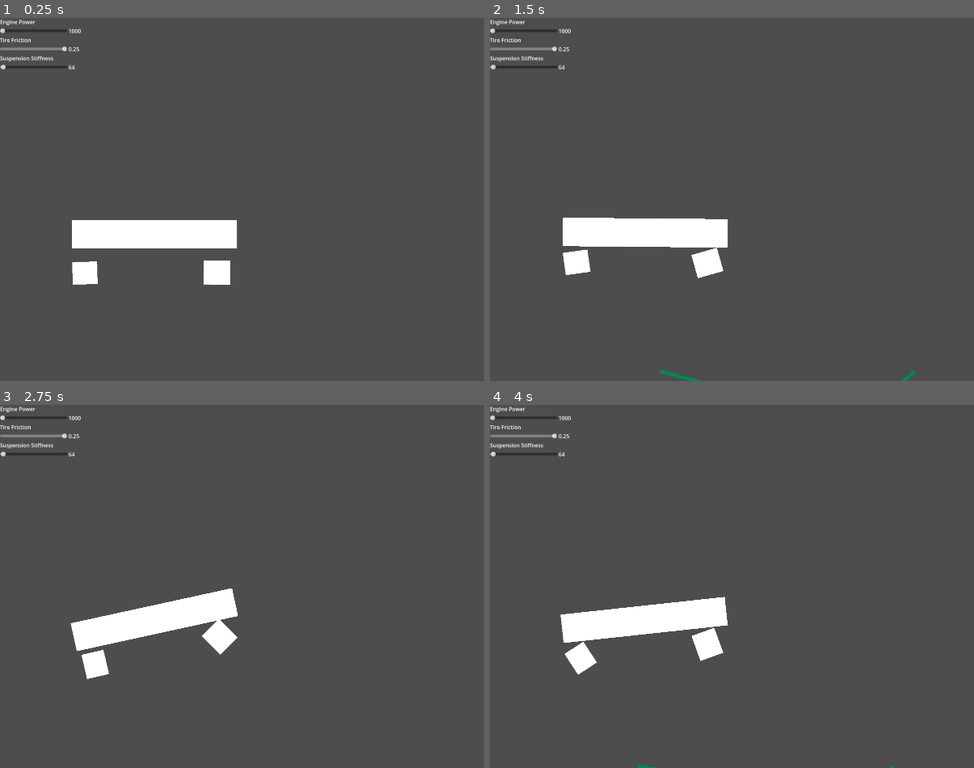
Above: before the commit, frames 1-4 (two rows, left to right).
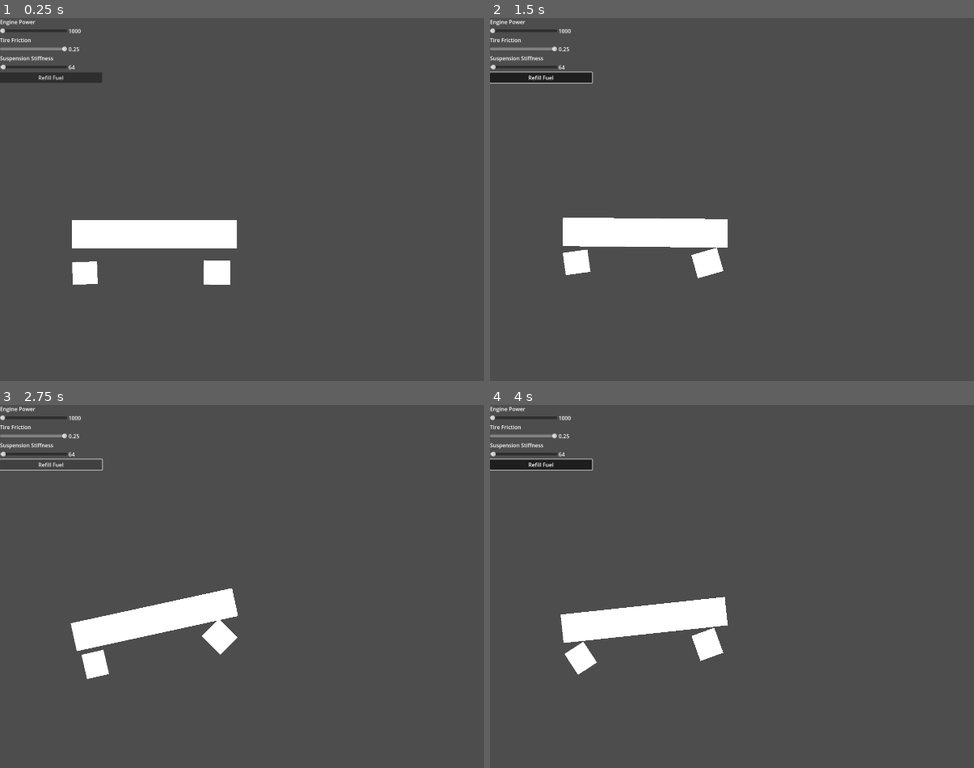
Above: after the commit, the same moments.

Repository: super-Colin/Hill-Drivers-Godot
Game: Godot game, scene res://game.tscn
Same seed, same stepped clock (60 frames per second), same inputs: the game is played once before the commit and once after it. The engine's default icon, where the game draws it, is replaced by a stand-in: a white triangle on a blue panel in a dark square.
Inputs (mouse positions are in pixels of both pictures, inside the frame that each line leads up to):
- Up to frame 1 (0.25 s): no input
- Up to frame 2 (1.5 s): click (543, 76) at 0.5 s, where only the run after the commit has a clickable "Refill Fuel"; hold Space (Forward) from 1.28 s (still down)
- Up to frame 3 (2.75 s): release Space (Forward) at 2.03 s; hold Shift (Reverse) from 2.03 s (still down)
- Up to frame 4 (4 s): release Shift (Reverse) at 2.78 s; hold Space (Forward) from 2.78 s (still down)

The runs differ from the first frame. In frame 1, 0.5% of the frame differs, in the area x 0-22%, y 15-18%; in frame 2, 0.8%, in the area x 0-88%, y 14-100%; in frame 3, 0.2%; in frame 4, 0.7%.
Error after the commit: Invalid access to property or key 'refillFuel' on a base object of type 'Node (Events.gd)'. (res://game.gd:14)

Commit message:
more debug value sliders, starting on fuel functionality

Diff:
--- a/Car.gd
+++ b/Car.gd
@@ -2,7 +2,7 @@
 #extends Skeleton2D
 #extends RigidBody2D
 
-var bodyPosition = Vector2.ZERO
+var bodyPosition = Vector2.ZERO # This will be used for camera reference
 # --- Car settings (Upgradable) ---
 var width = 6
 var suspentionHeight = 4
@@ -11,14 +11,18 @@
 var tireSize = 3
 var tireFriction = 0.25
 var enginePower = 1000
-var maxFuel = 100
+var engineFuel = 100
+var engineMaxFuel = 100
+var jumpJetFuel = 1000
+var jetMaxFuel = 100
+var jumpJetPower = 10000
 # ---------------------------------
 
 # ------ Current run vars ---------
 var remainingFuel = 0
 # ===
 func resetCurrentRunVars():
-	remainingFuel = maxFuel
+	remainingFuel = engineMaxFuel
 # ---------------------------------
 
 # ------- Physics vars ------------
@@ -41,54 +45,62 @@
 	Events.ChangeEnginePower.connect(_ChangeEnginePower)
 	Events.ChangeTireFriction.connect(_ChangeTireFriction)
 	Events.ChangeSuspensionStiffness.connect(_ChangeSuspensionStiffness)
+	Events.RefillFuel.connect(_refillFuel)
 
 
-
+func _refillFuel():
+	engineFuel = engineMaxFuel
+	engineFuel = jetMaxFuel
 
 
 # Called every frame. 'delta' is the elapsed time since the previous frame.
 func _process(_delta):
 	bodyPosition = $'Body'.global_position
-	drawSuspensionLines()
-
-
-func drawSuspensionLines():
-	print($SuspensionRear.global_position)
-	print(%Body.global_position)
-	$SuspensionRearLine.set_point_position(0, $SuspensionRear.global_position)
-	$SuspensionRearLine.set_point_position(1, %Body.global_position)
-	$SuspensionFrontLine.set_point_position(0, $SuspensionFront.global_position)
-	$SuspensionFrontLine.set_point_position(1, %Body.global_position)
-
+	#drawSuspensionLines()
 
 
 
 
 func _physics_process(_delta):
-	#print($'.'.state)
-	#_integrate_forces($'.'.state)
 	if Input.is_action_pressed("Forward"):
-		%FrontTire.apply_torque(getEngineInput())
-		%BackTire.apply_torque(getEngineInput())
+		%FrontTire.apply_torque(adjustedEngineInput())
+		%BackTire.apply_torque(adjustedEngineInput())
 	else: if Input.is_action_pressed("Reverse"):
-		%FrontTire.apply_torque(getEngineInput() * -0.5)
-		%BackTire.apply_torque(getEngineInput() * -0.5)
+		%FrontTire.apply_torque(adjustedEngineInput() * -0.5)
+		%BackTire.apply_torque(adjustedEngineInput() * -0.5)
+	if Input.is_action_pressed("Up"):
+		%Body.apply_central_force(Vector2(0,-useJumpJet()).rotated(%Body.rotation))
 
 
+# Why doesn't this get called ...
 func _integrate_forces(_state):
 	print("_integrate_forces")
 	if Input.is_action_pressed("Forward"):
 		print("going forward")
-		%FrontTire.apply_torque(getEngineInput())
-		%BackTire.apply_torque(getEngineInput())
+		%FrontTire.apply_torque(adjustedEngineInput())
+		%BackTire.apply_torque(adjustedEngineInput())
 	else: if Input.is_action_pressed("Reverse"):
-		%FrontTire.apply_torque(getEngineInput() * -0.5)
-		%BackTire.apply_torque(getEngineInput() * -0.5)
+		%FrontTire.apply_torque(adjustedEngineInput() * -0.5)
+		%BackTire.apply_torque(adjustedEngineInput() * -0.5)
+
+func useEngine():
+	jumpJetFuel -= 1
+	return adjustedEngineInput()
+
+func adjustedEngineInput()->float:
+	return 100.0 * enginePower
+
+
+func useJumpJet():
+	jumpJetFuel -= 1
+	return adjustedjumpJetPower()
+
+
+func adjustedjumpJetPower()->float:
+	return 100.0 * jumpJetPower
 
 
 
-func getEngineInput()->float:
-	return 100.0 * enginePower
 
 func _ChangeEnginePower(newEnginePower):
 	enginePower = newEnginePower
@@ -108,5 +120,16 @@
 
 
 
+func drawSuspensionLines():
+	print($SuspensionRear.global_position)
+	print(%Body.global_position)
+	$SuspensionRearLine.set_point_position(0, $SuspensionRear.global_position)
+	$SuspensionRearLine.set_point_position(1, %Body.global_position)
+	$SuspensionFrontLine.set_point_position(0, $SuspensionFront.global_position)
+	$SuspensionFrontLine.set_point_position(1, %Body.global_position)
+
+
+
+
 func adjustCarToSpec():
 	pass
--- a/Events.gd
+++ b/Events.gd
@@ -5,7 +5,8 @@
 
 signal ChangeEnginePower(newPower: int)
 signal ChangeTireFriction(newFriction: float)
+signal ChangeTireWeight(newFriction: float)
 signal ChangeGasMax(newFriction: int)
 signal ChangeSuspensionStiffness(newStiffness: int)
 
-signal refillGasTank
+signal RefillFuel
--- a/car.tscn
+++ b/car.tscn
@@ -151,10 +151,12 @@
 [node name="Point" type="Node2D" parent="SuspensionFront"]
 
 [node name="SuspensionRearLine" type="Line2D" parent="."]
+visible = false
 points = PackedVector2Array(-201, 38, -201, 140)
 default_color = Color(0, 0.537255, 0.309804, 1)
 
 [node name="SuspensionFrontLine" type="Line2D" parent="."]
+visible = false
 position = Vector2(379, 0)
 points = PackedVector2Array(-201, 38, -201, 140)
 default_color = Color(0, 0.537255, 0.309804, 1)
--- a/game.gd
+++ b/game.gd
@@ -11,7 +11,7 @@
 	%EnginePowerSlider/HSlider.drag_ended.connect(func(_e):Events.ChangeEnginePower.emit(%EnginePowerSlider/HSlider.value))
 	%TireFrictionSlider/HSlider.drag_ended.connect(func(_e):Events.ChangeTireFriction.emit(%TireFrictionSlider/HSlider.value))
 	%SuspensionStiffnessSlider/HSlider.drag_ended.connect(func(_e):Events.ChangeSuspensionStiffness.emit(%SuspensionStiffnessSlider/HSlider.value))
-
+	%RefillFuelButton.pressed.connect(func():Events.refillFuel.emit())
 
 
 
--- a/game.tscn
+++ b/game.tscn
@@ -129,6 +129,11 @@
 text = "0
 "
 
+[node name="RefillFuelButton" type="Button" parent="UILayer/Control/DebugPanel"]
+unique_name_in_owner = true
+layout_mode = 2
+text = "Refill Fuel"
+
 [node name="StaticBody2D" type="StaticBody2D" parent="."]
 
 [node name="CollisionShape2D" type="CollisionShape2D" parent="StaticBody2D"]
--- a/project.godot
+++ b/project.godot
@@ -42,6 +42,19 @@
 , Object(InputEventJoypadMotion,"resource_local_to_scene":false,"resource_name":"","device":-1,"axis":0,"axis_value":-1.0,"script":null)
 ]
 }
+Up={
+"deadzone": 0.5,
+"events": [Object(InputEventKey,"resource_local_to_scene":false,"resource_name":"","device":-1,"window_id":0,"alt_pressed":false,"shift_pressed":false,"ctrl_pressed":false,"meta_pressed":false,"pressed":false,"keycode":0,"physical_keycode":87,"key_label":0,"unicode":119,"echo":false,"script":null)
+, Object(InputEventKey,"resource_local_to_scene":false,"resource_name":"","device":-1,"window_id":0,"alt_pressed":false,"shift_pressed":false,"ctrl_pressed":false,"meta_pressed":false,"pressed":false,"keycode":0,"physical_keycode":4194320,"key_label":0,"unicode":0,"echo":false,"script":null)
+, Object(InputEventKey,"resource_local_to_scene":false,"resource_name":"","device":-1,"window_id":0,"alt_pressed":false,"shift_pressed":false,"ctrl_pressed":false,"meta_pressed":false,"pressed":false,"keycode":0,"physical_keycode":4194326,"key_label":0,"unicode":0,"echo":false,"script":null)
+]
+}
+Down={
+"deadzone": 0.5,
+"events": [Object(InputEventKey,"resource_local_to_scene":false,"resource_name":"","device":-1,"window_id":0,"alt_pressed":false,"shift_pressed":false,"ctrl_pressed":false,"meta_pressed":false,"pressed":false,"keycode":0,"physical_keycode":4194322,"key_label":0,"unicode":0,"echo":false,"script":null)
+, Object(InputEventKey,"resource_local_to_scene":false,"resource_name":"","device":-1,"window_id":0,"alt_pressed":false,"shift_pressed":false,"ctrl_pressed":false,"meta_pressed":false,"pressed":false,"keycode":0,"physical_keycode":83,"key_label":0,"unicode":115,"echo":false,"script":null)
+]
+}
 
 [rendering]
 
